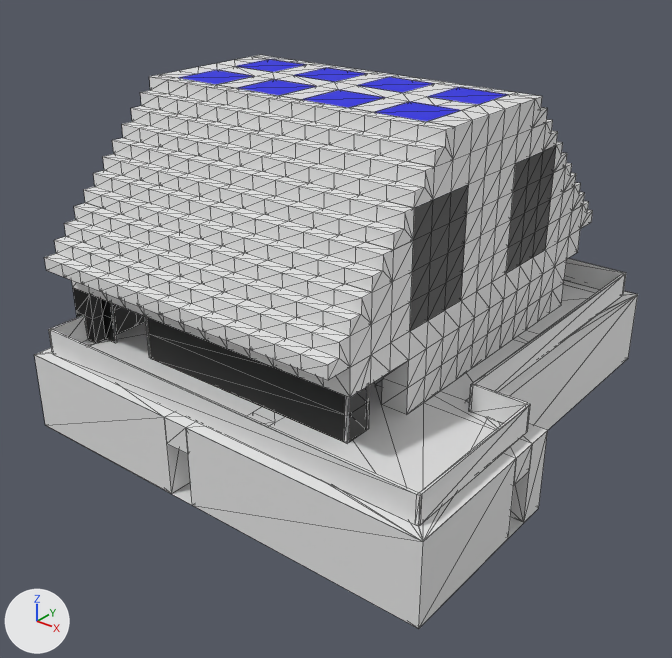
What one commit did to the glTF model mandela/glb/house.glb.
One viewpoint serves both versions: a 50 mm camera at (25.9, -18.2, 18.7) aimed at (6.6, 5.9, 3.7). The lights are fixed; the arrows at lower left show +X, +Y and +Z. Mesh edges are drawn as thin lines. Where no turn or scale is listed for an object, it has been applied to the vertices. Vertices at the same position are counted once.
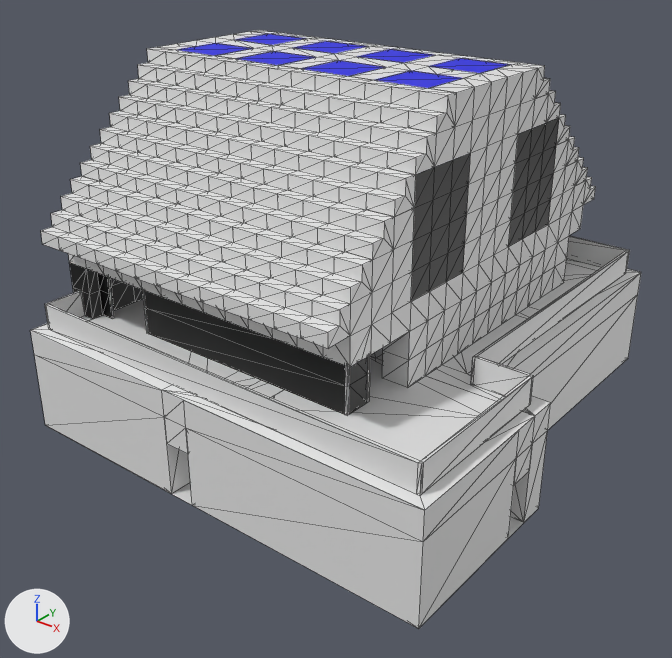
Edits to the bpy script that builds the scene:
```text
Add mat_game_engine_material:
    mat_game_engine_material = principled_material('game engine material')
    mat_game_engine_material.base_color = (0.8, 0.8, 0.8)  # white #e7e7e7
Change me_plane_003:
    used by ob_first; location = (0.0, 0.0, 0.0)
    remove me_plane_003.from_pydata(...)  # 125 vertices, 268 faces; spans x -1.5..15.5, y -1.5..17.5, z 0.0..3.0
    add me_plane_003.from_pydata(...)  # 181 vertices, 460 faces; spans x -1.5..15.5, y -1.5..17.5, z 0.0..4.0
    me_plane_003 part 1
    60 faces are deleted
    6 vertices are added at (6.5, 9.5, 3.0), (2.5, 9.5, 3.0), (2.5, 7.5, 3.0), (6.5, 9.5, 4.0), (2.5, 9.5, 4.0), (2.5, 7.5, 4.0)
    50 new vertices lie (0.0, 0.0, 1.0) away from vertices in x -1.5..15.5, y -1.5..17.5, z 3.0
    252 new faces join them
    add me_plane_003.materials.append(mat_game_engine_material)  # white #e7e7e7
Change ob_second:
    ob_second.scale: (0.5, 0.5, 0.5) -> (1.0, 1.0, 1.0)
    ob_second: bpy.data.objects.new('second', me_plane_002) -> bpy.data.objects.new('second', me_plane_004)
    ob_second.location: (0.0, 0.0, 3.0) -> (0.0, 0.0, 4.0)
Remove ob_third:
    ob_third = bpy.data.objects.new('third', me_plane_004)
    ob_third.location = (0.0, 0.0, 3.0)
Change ob_cube_002:
    ob_cube_002.parent: ob_third -> ob_second
Change ob_cube_003:
    ob_cube_003.parent: ob_third -> ob_second
Change ob_cube_004:
    ob_cube_004.location: (0.0, 10.0, 11.5) -> (0.0, 10.0, 12.5)
Change ob_cube_006:
    ob_cube_006.location: (10.0, 8.0, 11.5) -> (10.0, 8.0, 12.5)
```

Location of each change, (x1, y1, x2, y2) in pixels of the pictures (672 x 658 px):
'second', reshaped, moved, rescaled: before (35, 281, 638, 541); after (45, 31, 630, 495)
'Cube.002', moved, rescaled: before (44, 75, 455, 380); after (41, 47, 457, 348)
'first', reshaped (11% taller): before (34, 295, 638, 628); after (30, 259, 641, 628)
'third', deleted: before (49, 57, 626, 526)
'Cube.004', moved: before (179, 59, 508, 122); after (178, 34, 511, 88)
'Cube.006', moved: before (216, 65, 477, 112); after (216, 38, 480, 80)
'Cube.003', moved, rescaled: before (251, 55, 593, 228); after (252, 30, 596, 205)
part 1 of me_plane_003, built on: before (54, 333, 589, 523); after (30, 259, 641, 541)
